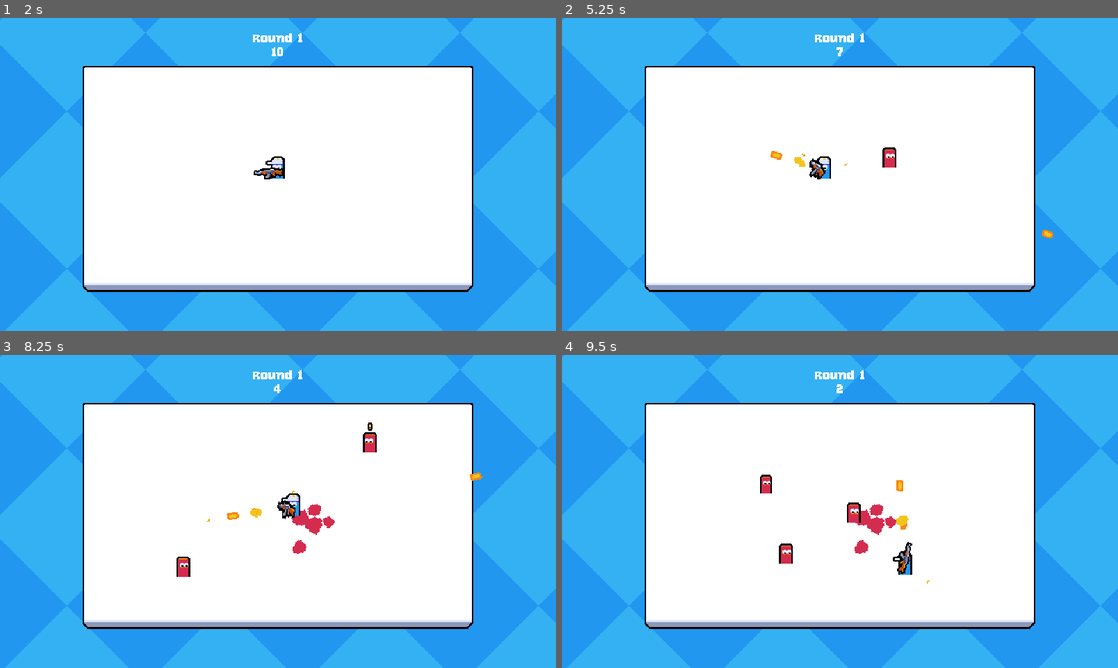
Above: before the commit, frames 1-4 (two rows, left to right).
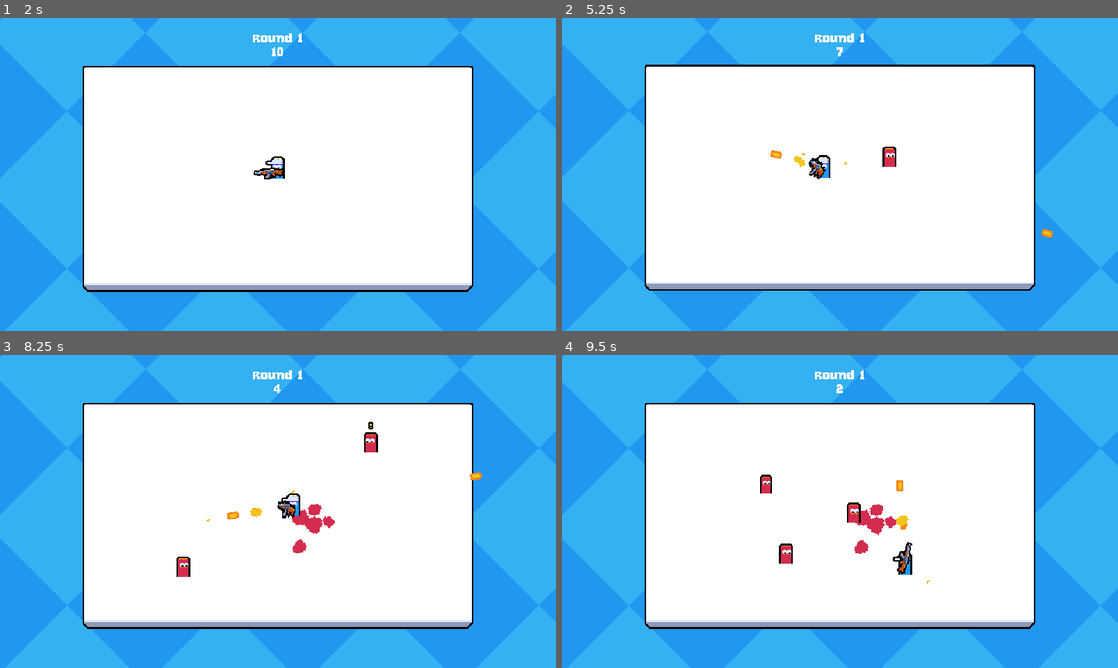
Above: after the commit, the same moments.

Repository: bartoszcholewa/2d-multiplayer-course
Game: Godot game, scene res://ui/main_menu/main_menu.tscn
Two runs of this game, one before a commit and one after it. Both use one fixed random seed, a clock stepped at 60 frames per second and the inputs below.
Inputs (mouse positions are in pixels of both pictures, inside the frame that each line leads up to):
- Up to frame 1 (2 s): tap Enter at 0.5 s; move the mouse to (400, 158) at 0.52 s; press the mouse at (400, 158) at 0.53 s; hold D (move_right) 0.53-1.25 s; release the mouse at (400, 158) at 1.25 s; click "Host" at 1.25 s
- Up to frame 2 (5.25 s): tap Space at 2 s; move the mouse to (728, 190) at 2.02 s; hold S (move_down) 2.03-2.78 s; click (728, 190) at 2.1 s; move the mouse to (895, 105) at 2.77 s; press the mouse at (895, 105) at 2.78 s; hold D (move_right) 2.78-3.53 s; move the mouse to (812, 237) at 3.52 s; release the mouse at (812, 237) at 3.53 s; hold W (move_up) 3.53-4.28 s; click (812, 237) at 3.6 s; move the mouse to (1006, 221) at 4.27 s; press the mouse at (1006, 221) at 4.28 s; hold A (move_left) from 4.28 s (still down); move the mouse to (673, 127) at 5.02 s; release the mouse at (673, 127) at 5.03 s; click (673, 127) at 5.1 s
- Up to frame 3 (8.25 s): move the mouse to (305, 511) at 5.77 s; release A (move_left) at 5.78 s; press the mouse at (305, 511) at 5.78 s; hold S (move_down) 5.78-6.53 s; move the mouse to (194, 433) at 6.52 s; release the mouse at (194, 433) at 6.53 s; hold D (move_right) 6.53-7.28 s; click (194, 433) at 6.6 s; move the mouse to (400, 495) at 7.27 s; press the mouse at (400, 495) at 7.28 s; hold W (move_up) 7.28-8.03 s; move the mouse to (166, 527) at 8.02 s; release the mouse at (166, 527) at 8.03 s; hold D (move_right) from 8.03 s (still down); click (166, 527) at 8.1 s
- Up to frame 4 (9.5 s): move the mouse to (895, 442) at 8.77 s; release D (move_right) at 8.78 s; press the mouse at (895, 442) at 8.78 s; hold S (move_down) from 8.78 s (still down)

Frame 1 is identical in both runs. In frame 2, 2.1% of the frame differs, in the area x 0-100%, y 0-100%; in frame 3, 0.4%; in frame 4, less than 0.1%.

Commit message:
Lesson 49 - Camera Shake

Diff:
--- a/entities/player/player.gd
+++ b/entities/player/player.gd
@@ -95,6 +95,10 @@
 	bullet_shell.scale = Vector2.ONE if aim_vector.x >= 0 else Vector2(1, -1)
 	get_parent().add_child(bullet_shell)
 
+	# Camera shake
+	if player_input_synchronizer_component.is_multiplayer_authority():
+		GameCamera.shake(1)
+
 
 func kill() -> void:
 	if not is_multiplayer_authority():
--- /dev/null
+++ b/game_camera.gd
@@ -0,0 +1,39 @@
+class_name GameCamera
+extends Camera2D
+
+const NOISE_GROWTH: float = 750
+const SHAKE_DECAY_RATE: float = 10
+
+@export var noise_texture: FastNoiseLite
+@export var shake_strength: float = 12
+
+static var instance: GameCamera
+
+var noise_offset_x: float
+var noise_offset_y: float
+
+var current_shake_percentage: float
+
+func _ready() -> void:
+	instance = self
+
+func _process(delta: float) -> void:
+	if current_shake_percentage == 0:
+		return
+
+	noise_offset_x += NOISE_GROWTH * delta
+	noise_offset_y += NOISE_GROWTH * delta
+
+	var offset_sample_x: float = noise_texture.get_noise_2d(noise_offset_x, 0)
+	var offset_sample_y: float = noise_texture.get_noise_2d(0, noise_offset_y)
+
+	offset = Vector2(offset_sample_x, offset_sample_y) \
+		* shake_strength \
+		* current_shake_percentage \
+		* current_shake_percentage
+
+	current_shake_percentage = max(current_shake_percentage - (SHAKE_DECAY_RATE * delta), 0)
+
+
+static func shake(shake_percent: float) -> void:
+	instance.current_shake_percentage = clamp(shake_percent, 0, 1)
--- /dev/null
+++ b/game_camera.tscn
@@ -0,0 +1,10 @@
+[gd_scene load_steps=3 format=3 uid="uid://cnro6h56h0koc"]
+
+[ext_resource type="Script" uid="uid://bl7uudkmxyxmt" path="res://game_camera.gd" id="1_a63qp"]
+
+[sub_resource type="FastNoiseLite" id="FastNoiseLite_a63qp"]
+noise_type = 3
+
+[node name="GameCamera" type="Camera2D"]
+script = ExtResource("1_a63qp")
+noise_texture = SubResource("FastNoiseLite_a63qp")
--- a/main.tscn
+++ b/main.tscn
@@ -1,10 +1,11 @@
-[gd_scene load_steps=8 format=3 uid="uid://ej1u6umes6d5"]
+[gd_scene load_steps=9 format=3 uid="uid://ej1u6umes6d5"]
 
 [ext_resource type="Script" uid="uid://b0d7g7wvmcnn2" path="res://main.gd" id="1_ig7tw"]
 [ext_resource type="Texture2D" uid="uid://epmcpedhxh18" path="res://assets/arena.png" id="2_0xm2m"]
 [ext_resource type="PackedScene" uid="uid://cgvh1jdfst1hv" path="res://ui/game_ui/game_ui.tscn" id="3_1bvp3"]
 [ext_resource type="PackedScene" uid="uid://dpu1bcx3ypbmd" path="res://managers/enemy_manager.tscn" id="3_h2yge"]
 [ext_resource type="Texture2D" uid="uid://wcsnhm5p83vh" path="res://assets/clip_mask.png" id="5_lquwl"]
+[ext_resource type="PackedScene" uid="uid://cnro6h56h0koc" path="res://game_camera.tscn" id="6_7mycd"]
 
 [sub_resource type="RectangleShape2D" id="RectangleShape2D_0xm2m"]
 size = Vector2(32, 300)
@@ -25,6 +26,10 @@
 
 [node name="GameUI" parent="." node_paths=PackedStringArray("enemy_manager") instance=ExtResource("3_1bvp3")]
 enemy_manager = NodePath("../EnemyManager")
+
+[node name="GameCamera" parent="." instance=ExtResource("6_7mycd")]
+position = Vector2(320, 180)
+metadata/_edit_lock_ = true
 
 [node name="PlayerSpawnPosition" type="Marker2D" parent="."]
 position = Vector2(320, 185)
Not shown, added: game_camera.gd.uid
